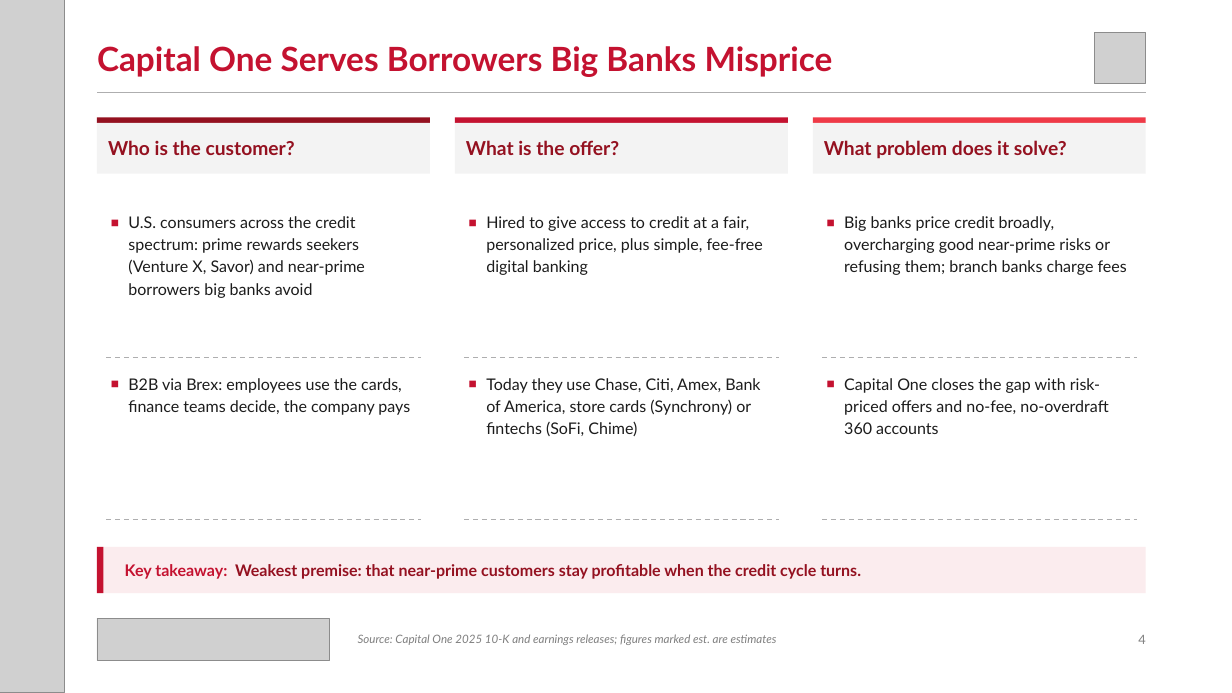
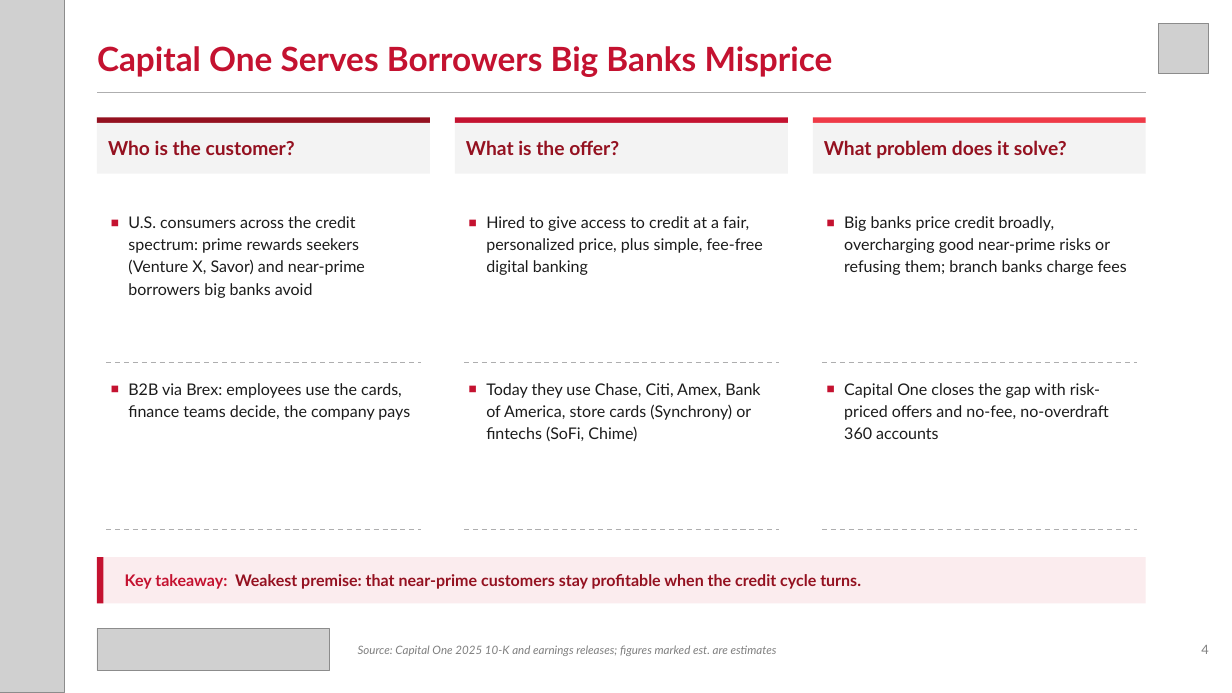
Before and after one commit to zuhayr77/AI-Business-Strategy-Agent, a slide deck: slide 4 of dccd-strategy-agent/examples/Capital_One_DCCD.pptx. Drawn at 1232x693 pixels with LibreOffice and Linux fonts; fonts in the diff are those of the drawing; grey boxes stand for pictures. Boxes give left, top, right and bottom in pixels: in the first picture for what was removed or moved away, otherwise in the second. Text is boxed around its words. In the diff, an @@ line names an element or a change of style, - is before the commit and + after.

```diff
--- a/dccd-strategy-agent/examples/Capital_One_DCCD.pptx
+++ b/dccd-strategy-agent/examples/Capital_One_DCCD.pptx
@@ picture: place and size @@
-picture at bbox=[1095, 32, 1146, 83]
+picture at bbox=[1158, 23, 1209, 74]
@@ text "B2B via Brex: employees use ...": place and size @@
-text "B2B via Brex: employees use ..." at bbox=[128, 378, 410, 415]
+text "B2B via Brex: employees use ..." at bbox=[128, 383, 410, 420]
@@ text "Today they use Chase, Citi, ...": place and size @@
-text "Today they use Chase, Citi, ..." at bbox=[486, 378, 760, 436]
+text "Today they use Chase, Citi, ..." at bbox=[486, 383, 760, 441]
@@ 3 lines: place and size @@
-3 lines at bbox=[106, 358, 1137, 358]
+3 lines at bbox=[106, 362, 1137, 362]
@@ text "Capital One closes the gap ...": place and size @@
-text "Capital One closes the gap ..." at bbox=[844, 378, 1108, 434]
+text "Capital One closes the gap ..." at bbox=[844, 383, 1108, 439]
@@ 3 lines, 2 rectangles, 1 picture, 1 text: place and size @@
-3 lines, 2 rectangles, 1 picture, 1 text at bbox=[97, 519, 1146, 661]
+3 lines, 2 rectangles, 1 picture, 1 text at bbox=[97, 530, 1146, 671]
@@ text "Source: Capital One 2025 10-K ...": place and size @@
-text "Source: Capital One 2025 10-K ..." at bbox=[358, 634, 777, 645]
+text "Source: Capital One 2025 10-K ..." at bbox=[358, 645, 777, 656]
@@ text "4": place and size @@
-text "4" at bbox=[1138, 635, 1145, 644]
+text "4" at bbox=[1201, 645, 1208, 654]
```
Also in this commit, not shown: 8 other slides changed, 12 other files.
